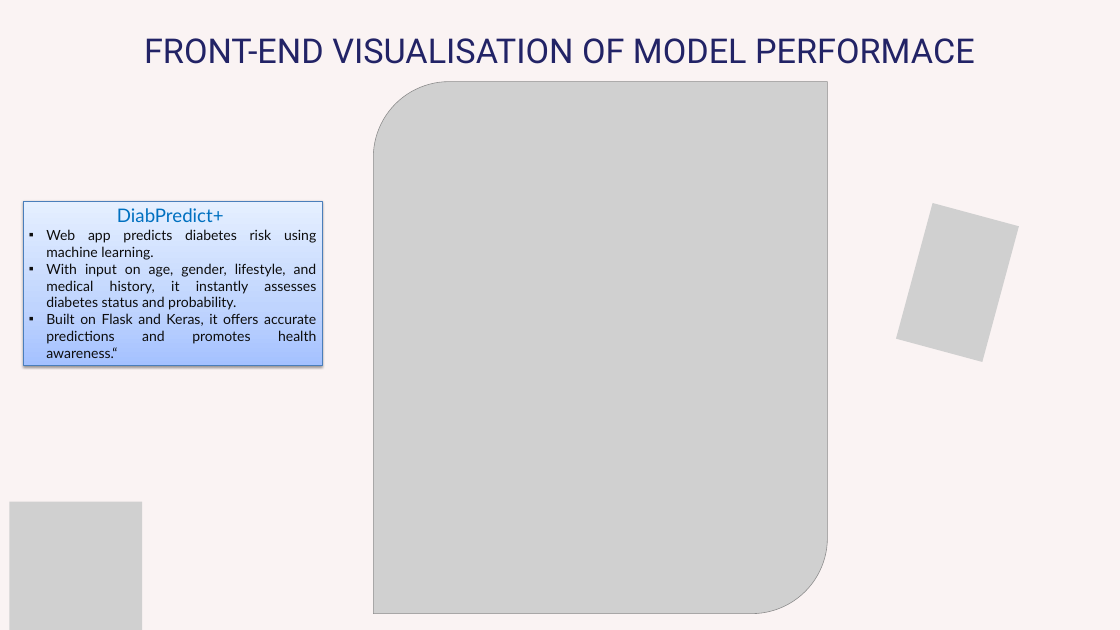
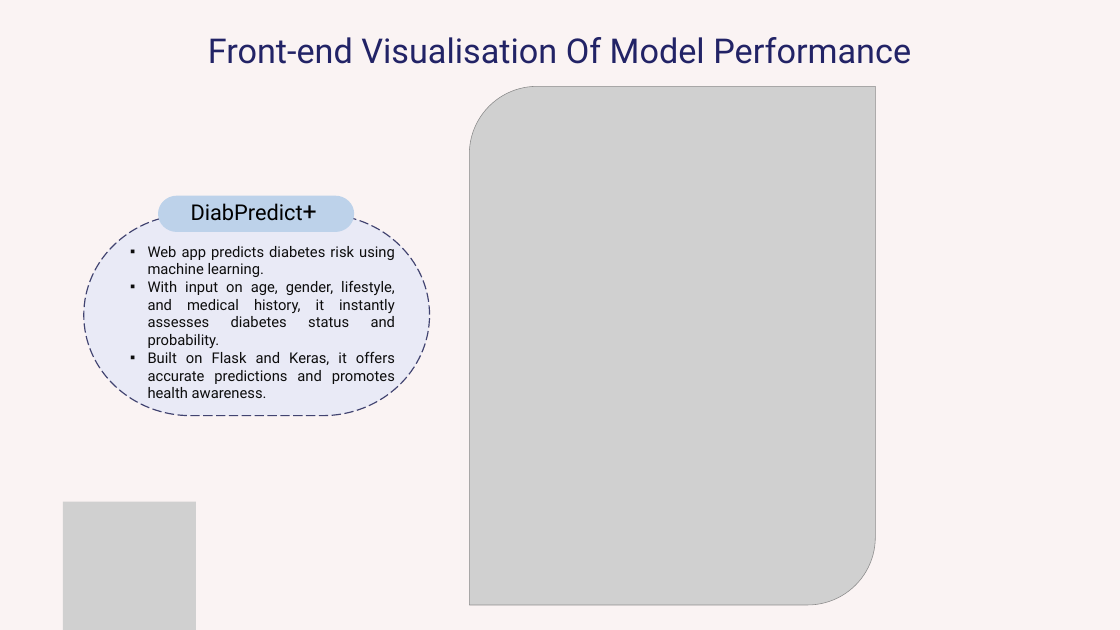
Before and after one commit to bernardtse/diabetes-prediction, a slide deck: slide 10 of presentation/presentation.pptx. Drawn at 1120x630 pixels with LibreOffice and Linux fonts; fonts in the diff are those of the drawing; grey boxes stand for pictures. Boxes give left, top, right and bottom in pixels: in the first picture for what was removed or moved away, otherwise in the second. Text is boxed around its words. In the diff, an @@ line names an element or a change of style, - is before the commit and + after.

Commit message:
refined presentation - spelling errors, layout etc

```diff
--- a/presentation/presentation.pptx
+++ b/presentation/presentation.pptx
@@ text at [208,37,911,64]: text changed @@
-FRONT-END VISUALISATION OF MODEL PERFORMACE
+Front-end Visualisation Of Model Performance
@@ picture: place and size @@
-picture at [374,82,828,614]
+picture at [469,86,875,605]
@@ text at [117,208,224,222]: paragraph removed @@
-DiabPredict+
@@ freeform shape added at [158,195,354,232], fill #BDD2EA @@
@@ text added at [191,203,303,221], 28 pt, text #000000 @@
+DiabPredict+
@@ picture removed at [896,203,1019,362] @@
@@ freeform shape added at [84,214,430,416], fill #E9EAF6, outline #414370 1.5 pt dashed @@
@@ text "Web app predicts diabetes risk ...": place and size @@
-text "Web app predicts diabetes risk ..." at [24,202,322,366]
+text "Web app predicts diabetes risk ..." at [148,246,395,398]
@@ text "Web app predicts diabetes risk ..." at [148,246,395,398]: fill gradient #A4C4FF to #BFD4FF to #E6EEFF to none; outline #4B7EBC 0.75 pt to none; shadow off @@
@@ text at [148,246,395,348]: size 18 to 19 pt, font Lato to Roboto in "Web app predicts diabetes risk using machine ...", "With input on age, gender, lifestyle, and ..." @@
@@ text at [148,351,395,398]: text changed; size 18 to 19 pt; font Lato to Roboto @@
-▪ Built on Flask and Keras, it offers accurate predictions and promotes health awareness.“
+▪ Built on Flask and Keras, it offers accurate predictions and promotes health awareness.
@@ picture: place and size @@
-picture at [10,502,142,630]
+picture at [63,502,195,630]
```
Also in this commit, not shown: 5 other slides changed.
